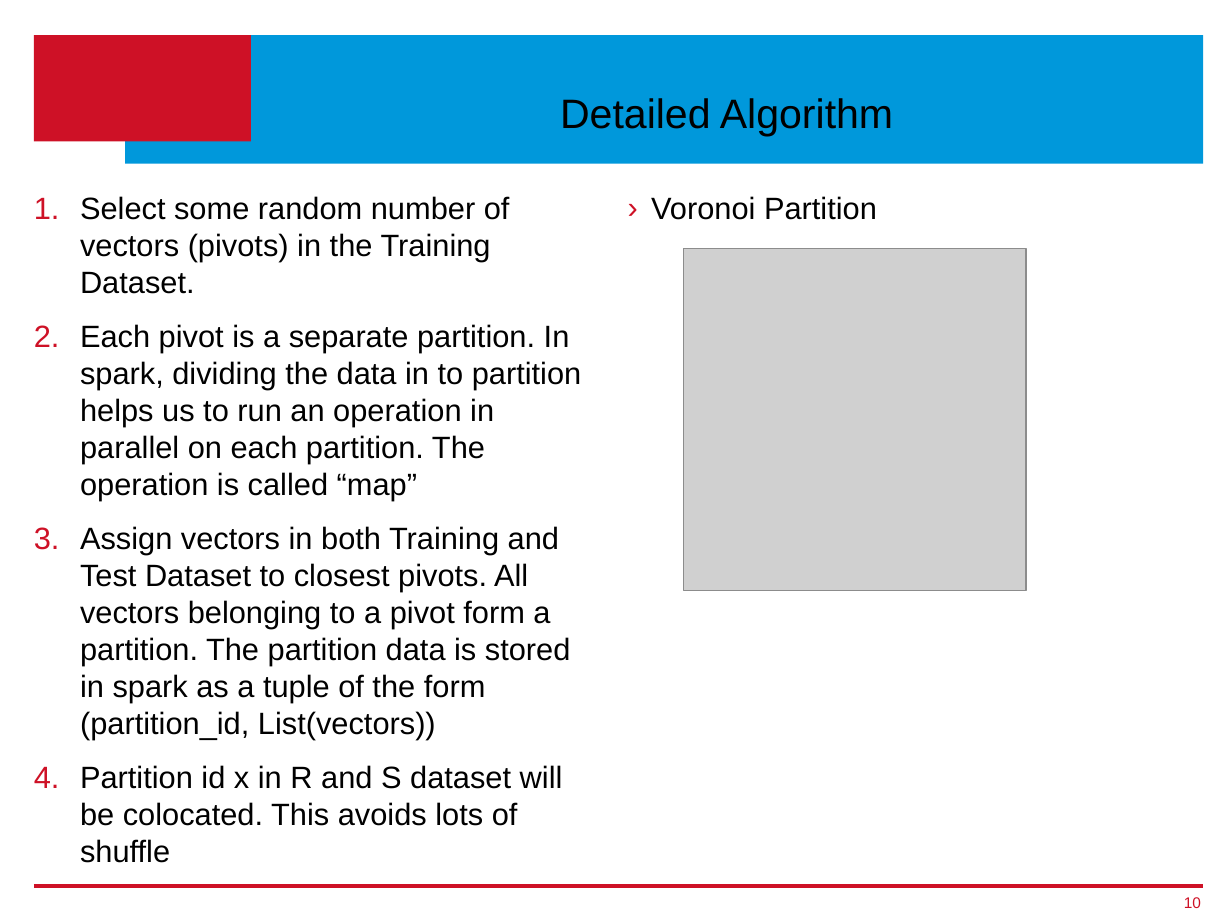
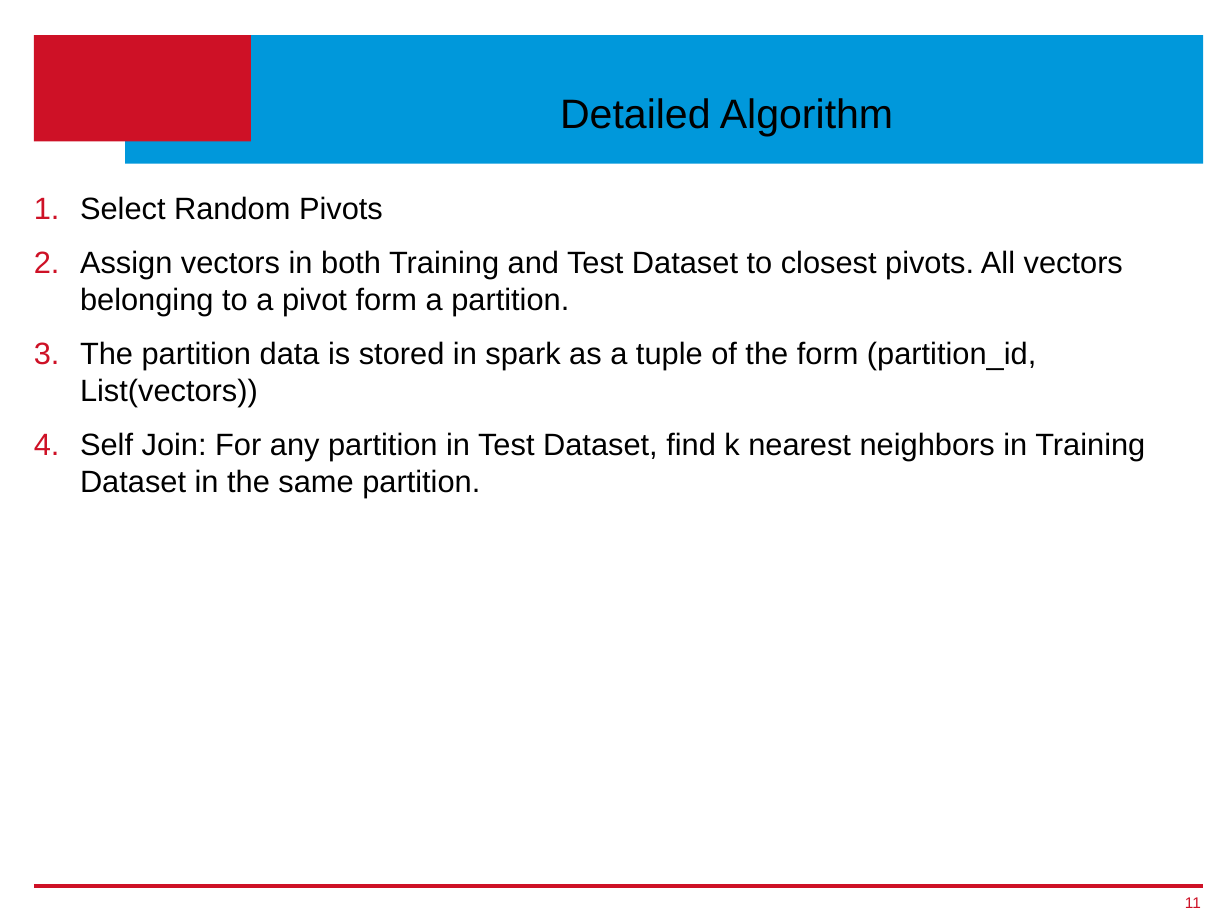
Before and after one commit to ageekymonk/syduni_ms_report, a slide deck: slide 11 of Thesis-Presentation_v1.pptx (slide 10 before the commit). Drawn at 1232x924 pixels with LibreOffice and Linux fonts; fonts in the diff are those of the drawing; grey boxes stand for pictures; background and template pictures are left out. Boxes give left, top, right and bottom in pixels: in the first picture for what was removed or moved away, otherwise in the second. Text is boxed around its words. In the diff, an @@ line names an element or a change of style, - is before the commit and + after.

```diff
--- a/Thesis-Presentation_v1.pptx
+++ b/Thesis-Presentation_v1.pptx
@@ text at (80, 196, 1145, 498): text changed @@
-1. Select some random number of vectors (pivots) in the Training Dataset.
-2. Each pivot is a separate partition. In spark, dividing the data in to partition helps us to run an operation in parallel on each partition. The operation is called “map”
-3. Assign vectors in both Training and Test Dataset to closest pivots. All vectors belonging to a pivot form a partition. The partition data is stored in spark as a tuple of the form (partition_id, List(vectors))
-4. Partition id x in R and S dataset will be colocated. This avoids lots of shuffle
+1. Select Random Pivots
+2. Assign vectors in both Training and Test Dataset to closest pivots. All vectors belonging to a pivot form a partition.
+3. The partition data is stored in spark as a tuple of the form (partition_id, List(vectors))
+4. Self Join: For any partition in Test Dataset, find k nearest neighbors in Training Dataset in the same partition.
@@ text removed at (651, 196, 877, 220) @@
-› Voronoi Partition
@@ picture removed at (684, 249, 1026, 591) @@
@@ page number at (1185, 897, 1201, 908): text changed @@
-10
+11
```
Also in this commit, not shown: 7 other slides changed, 5 slides added, 3 slides removed, 2 other files.
